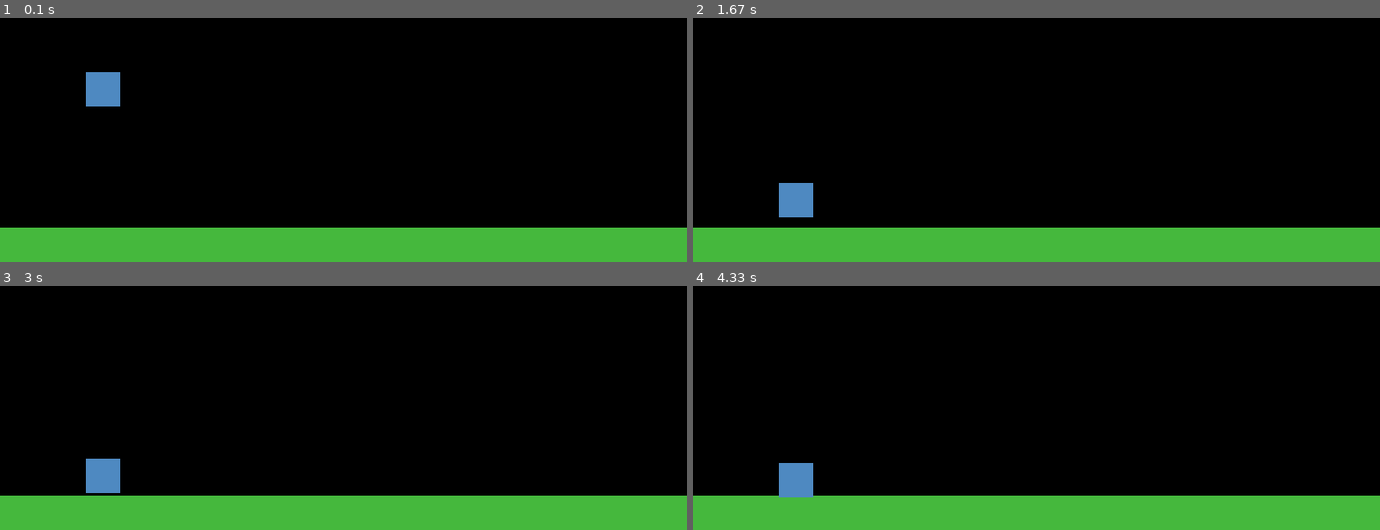
Above: before the commit, frames 1-4 (two rows, left to right).
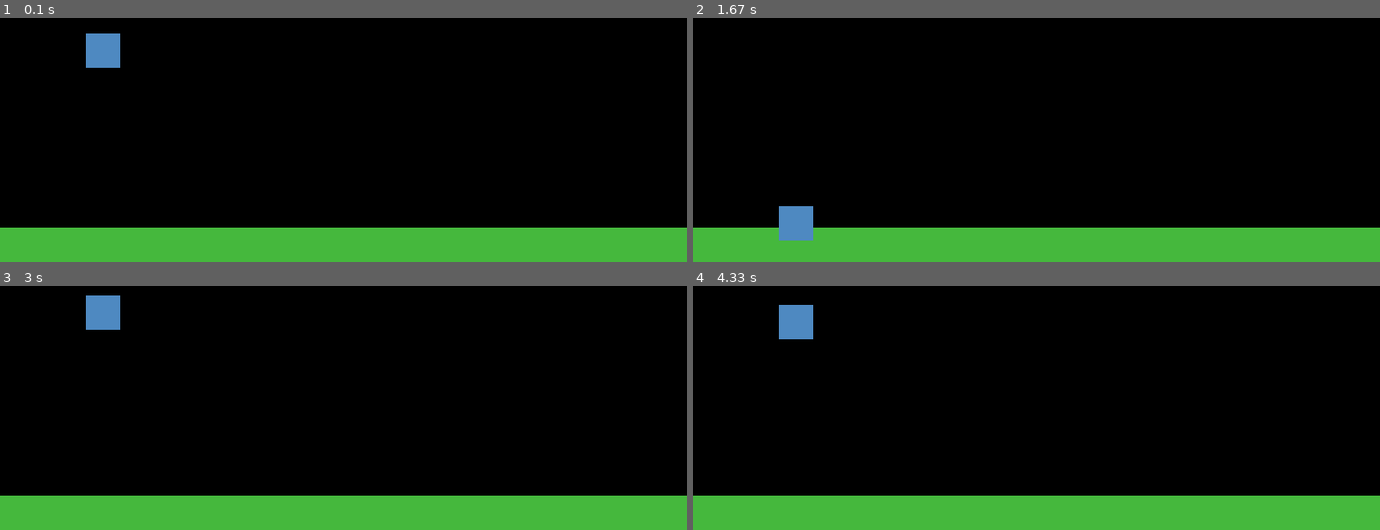
Above: after the commit, the same moments.

Repository: pablolupo84/projetc_pygame
Game: pygame game, started from main.py
Same seed, same stepped clock (60 frames per second), same inputs: the game is played once before the commit and once after it.
Inputs:
- Up to frame 1 (0.1 s): no input
- Up to frame 2 (1.67 s): tap Space at 0.33, 0.73, 1.03, 1.23, 1.57 s
- Up to frame 3 (3 s): tap Space at 1.87, 2.07, 2.37, 2.63, 2.97 s
- Up to frame 4 (4.33 s): tap Space at 3.27, 3.4, 3.8, 4.1 s

The runs differ from the first frame. In frame 1, 1.4% of the frame differs, in the area x 12-18%, y 6-37%; in frame 2, 1.0%; in frame 3, 1.4%; in frame 4, 1.4%.

Commit message:
Validacin del salto

Diff:
--- a/game/game.py
+++ b/game/game.py
@@ -4,6 +4,8 @@
 from .config import *
 from .platform import Platform
 from .player import Player
+
+clock = pygame.time.Clock()
 
 class Game:
     def __init__(self):
@@ -36,6 +38,7 @@
             self.update()
 
     def events(self):
+        clock.tick(60)
         for event in pygame.event.get():
             if event.type==pygame.QUIT:
                 self.running=False
--- a/game/player.py
+++ b/game/player.py
@@ -17,14 +17,19 @@
         self.pos_y=self.rect.bottom
         self.vel_y=0
 
+        self.can_jump=False
+
     def validate_platform(self,platform):
         result=pygame.sprite.collide_rect(self,platform)
         if result:
             self.vel_y=0
             self.pos_y=platform.rect.top
+            self.can_jump=True
 
     def jump(self):
-        self.vel_y=-5
+        if self.can_jump==True:
+            self.vel_y=-23
+            self.can_jump=False
 
     def update_pos(self):
         self.vel_y += 1.2
